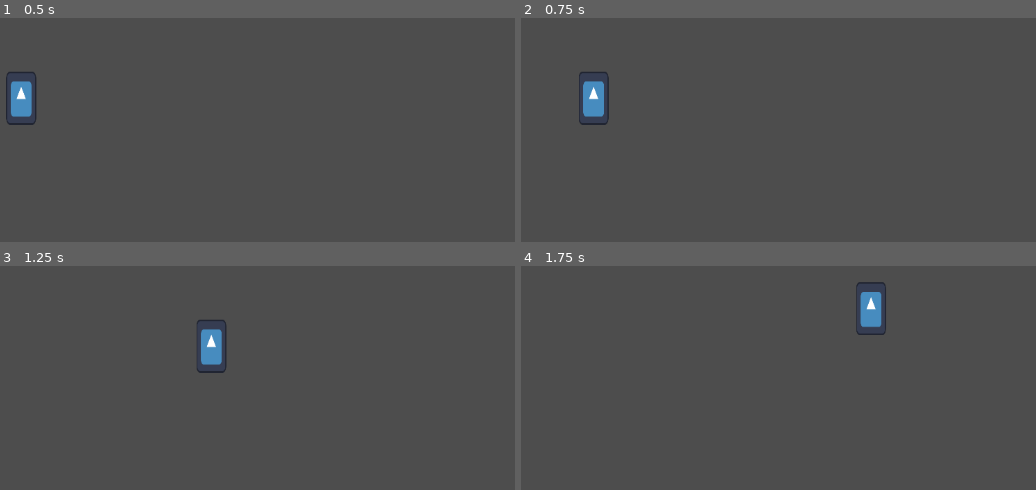
Above: before the commit, frames 1-4 (two rows, left to right).
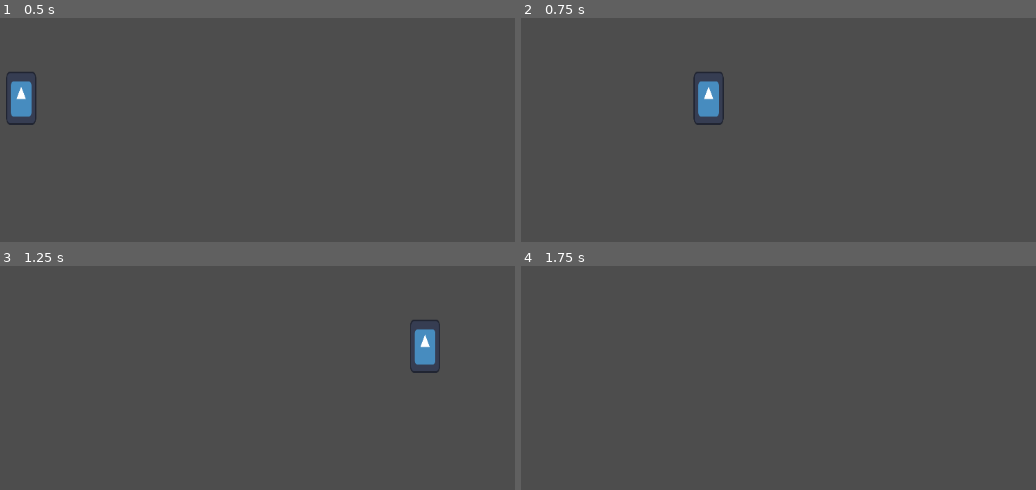
Above: after the commit, the same moments.

Repository: KristianNikolov07/invictus-somakan
Game: Godot game, scene res://Testing/Testing.tscn
Same seed, same stepped clock (60 frames per second), same inputs: the game is played once before the commit and once after it. The project has no main scene, so this scene is started directly. The engine's default icon, where the game draws it, is replaced by a stand-in: a white triangle on a blue panel in a dark square.
Inputs:
- Up to frame 1 (0.5 s): no input
- Up to frame 2 (0.75 s): tap Enter at 0.5 s; hold D (Right) from 0.53 s (still down); hold Shift (Dash) from 0.53 s (still down)
- Up to frame 3 (1.25 s): keep holding D (Right); keep holding Shift (Dash); tap Space (Jump) at 0.77 s
- Up to frame 4 (1.75 s): keep holding D (Right); release Shift (Dash) at 1.28 s; tap Shift (Dash) at 1.35 s; tap Space (Jump) at 1.52 s

Frame 1 is identical in both runs. In frame 2, 1.8% of the frame differs, in the area x 11-40%, y 24-48%; in frame 3, 1.7%; in frame 4, 0.9%.

Commit message:
Added dashing

Diff:
--- a/Scenes/player.tscn
+++ b/Scenes/player.tscn
@@ -18,3 +18,10 @@
 [node name="PlayerCollision" type="CollisionShape2D" parent="."]
 scale = Vector2(0.61, 0.61)
 shape = SubResource("CapsuleShape2D_cvnsp")
+
+[node name="DashTimer" type="Timer" parent="."]
+wait_time = 0.2
+one_shot = true
+
+[node name="DashCooldown" type="Timer" parent="."]
+one_shot = true
--- a/Scripts/player.gd
+++ b/Scripts/player.gd
@@ -8,11 +8,17 @@
 var max_jumps = 1
 var gravity = 40
 var jump_easing = -250
+var speed_mult = 1
+var direction = 1
+var dash_speed = 3 * max_walking_speed
 
 func _physics_process(delta: float) -> void:
-	process_movement()
+	if $DashTimer.is_stopped():
+		process_movement()
 	if is_on_floor():
 		jumps_remaining = max_jumps
+	move_and_slide()
+
 
 func _input(event: InputEvent) -> void:
 	if event.is_action_pressed("Jump") and jumps_remaining > 0:
@@ -21,13 +27,26 @@
 		velocity += Vector2(0, -jump_force)
 	elif event.is_action_released("Jump"):
 		velocity.y = max(velocity.y, jump_easing)
+	elif event.is_action_pressed("Left"):
+		direction = -1
+	elif event.is_action_pressed("Right"):
+		direction = 1
+	elif event.is_action_pressed("Dash") and $DashCooldown.is_stopped():
+		$DashTimer.start()
+		$DashCooldown.start()
+		velocity = Vector2(dash_speed * direction, 0)
 
 func process_movement():
 	if Input.is_action_pressed("Right"):
-		velocity.x = move_toward(velocity.x, max_walking_speed, accel)
+		velocity.x = move_toward(velocity.x, max_walking_speed * speed_mult, accel)
 	elif Input.is_action_pressed("Left"):
-		velocity.x = move_toward(velocity.x, -max_walking_speed, accel)
+		velocity.x = move_toward(velocity.x, -max_walking_speed * speed_mult, accel)
 	else:
 		velocity.x = move_toward(velocity.x, 0, accel)
+
+	if Input.is_action_pressed("Dash") and is_on_floor():
+		speed_mult = 1.6
+	elif not Input.is_action_pressed("Dash"):
+		speed_mult = 1
+
 	velocity.y = move_toward(velocity.y, max_falling_speed, gravity)
-	move_and_slide()
